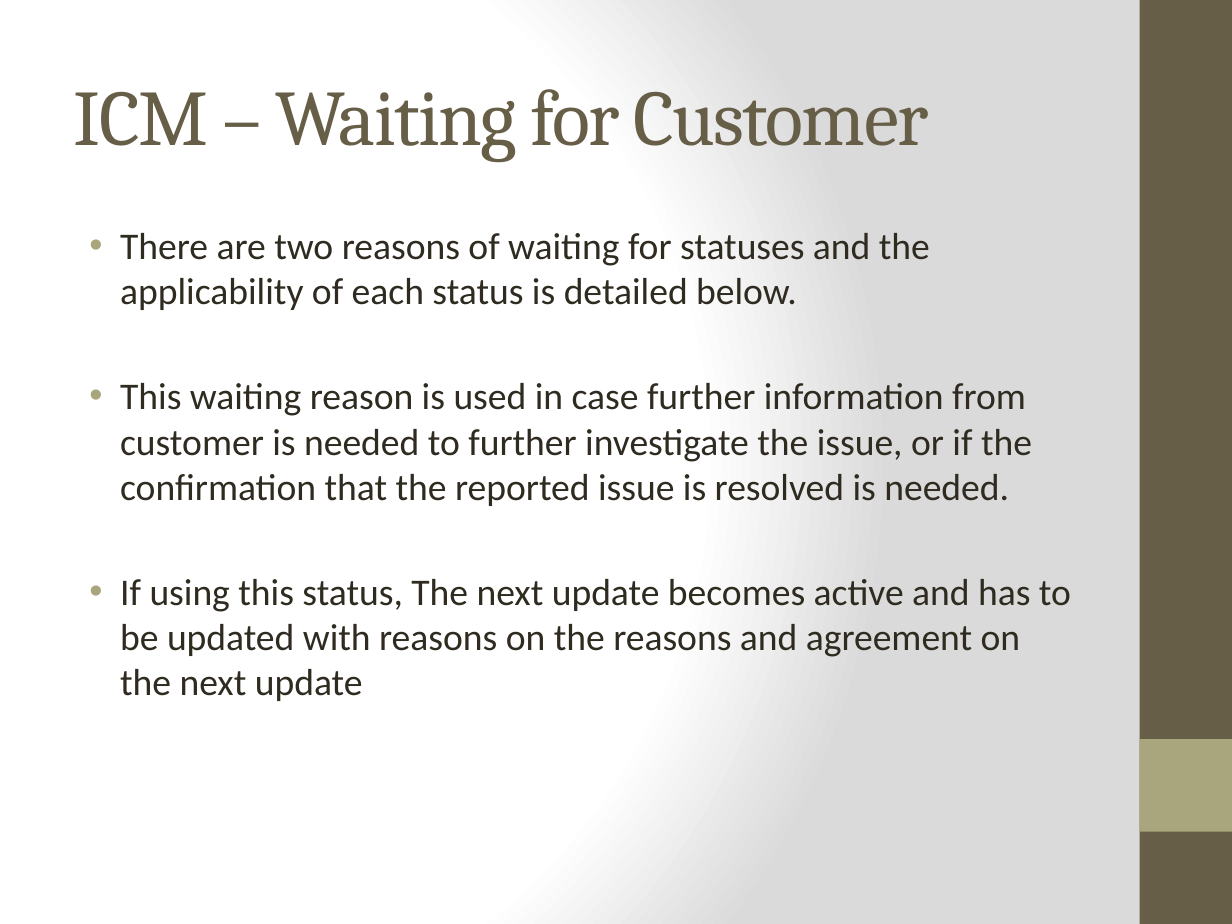
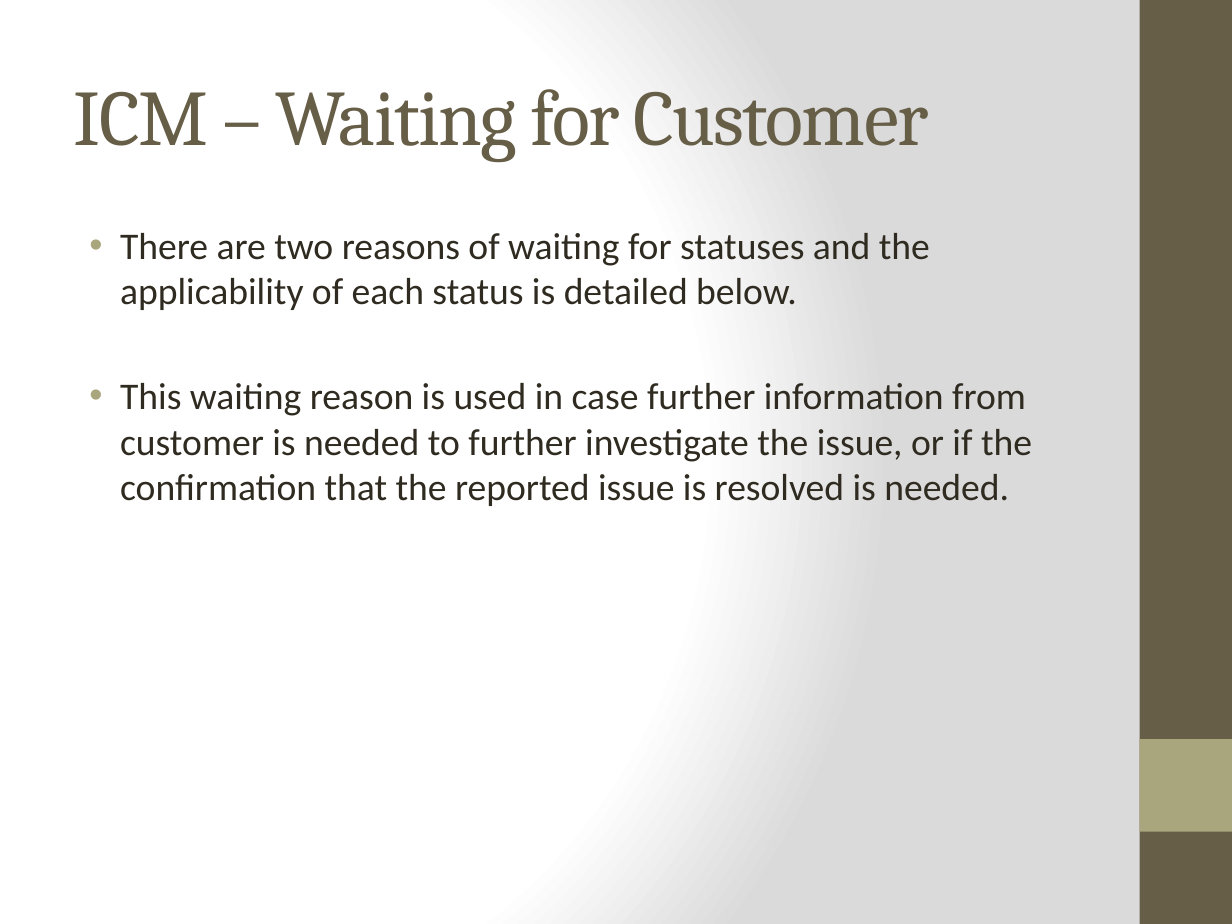
Before and after one commit to Group5LoanApplication/LAp, a slide deck: slide 11 of Incident Management.pptx (slide 8 before the commit). Drawn at 1232x924 pixels with LibreOffice and Linux fonts; fonts in the diff are those of the drawing. Boxes give left, top, right and bottom in pixels: in the first picture for what was removed or moved away, otherwise in the second. Text is boxed around its words. In the diff, an @@ line names an element or a change of style, - is before the commit and + after.

```diff
--- a/Incident Management.pptx
+++ b/Incident Management.pptx
@@ text at <box>120,579,1071,701</box>: paragraph removed @@
-• If using this status, The next update becomes active and has to be updated with reasons on the reasons and agreement on the next update
```
Also in this commit, not shown: 8 other slides changed, 6 slides added, 4 slides removed.
